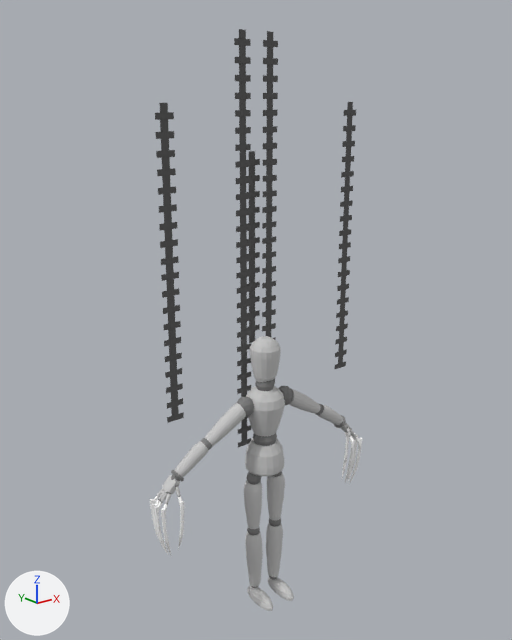
Two versions of the FBX model Assets/ART/3D/Props/Enemy/light_enemy_attack.FBX, one commit apart.
Camera for both pictures: a 50 mm lens placed at (-1.262, -1.533, 1.549), pointed at (-0.015, 0.025, 0.925). Lighting does not change. The marker at lower left points along +X, +Y and +Z. Where no turn or scale is listed for an object, it has been applied to the vertices.

Objects in the first picture: 'Chara_Normal', 'Wire_Chara_Normal'.
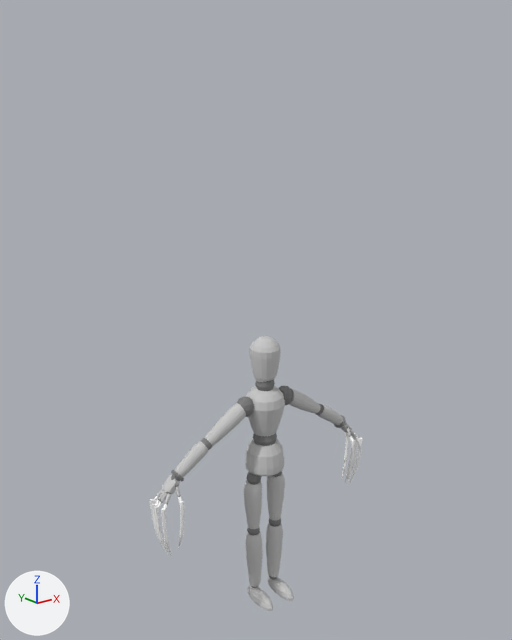
Boxes (x1, y1, x2, y2) around the edits, measured in the pictures (512 x 640 px):
'Wire_Chara_Normal', deleted: before (155, 29, 356, 447)

The change in detail:
Object 'Wire_Chara_Normal' (ob_wire_chara_normal) is deleted.
